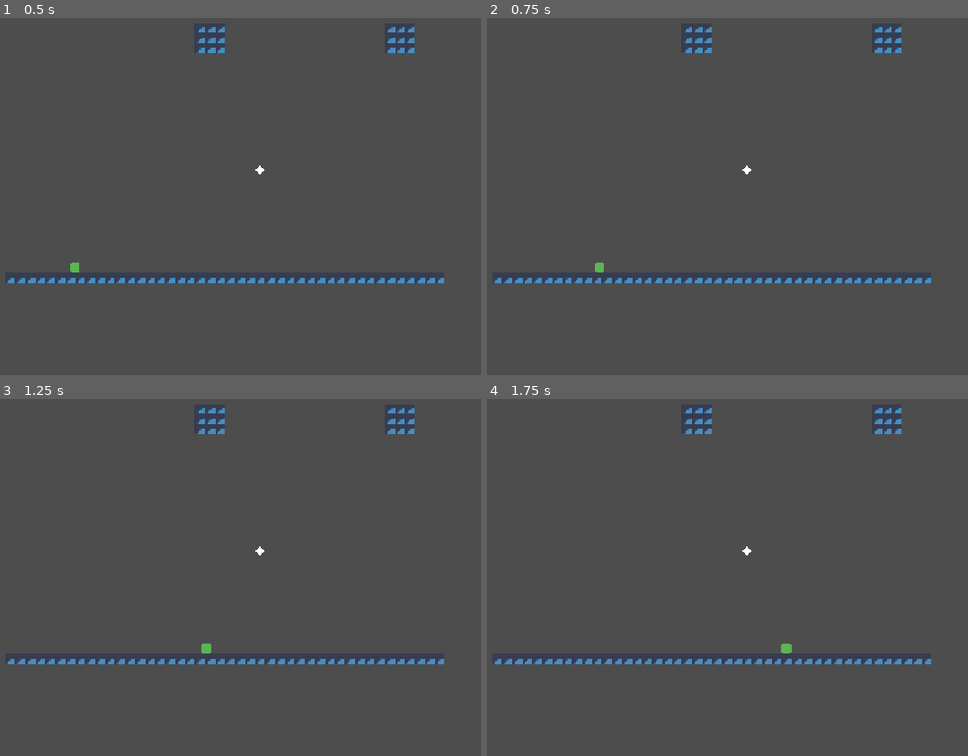
Above: before the commit, frames 1-4 (two rows, left to right).
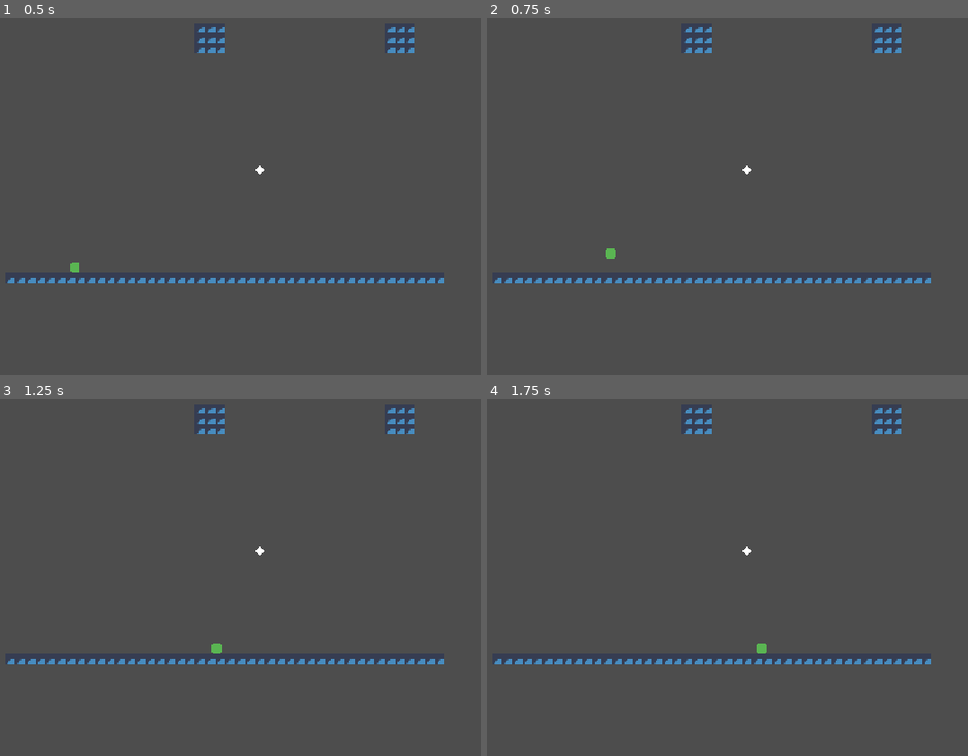
Above: after the commit, the same moments.

Repository: MadAvidCoder/Spin-phibian
Game: Godot game, scene res://scenes/main.tscn
Two runs of this game, one before a commit and one after it. Both use one fixed random seed, a clock stepped at 60 frames per second and the inputs below. The engine's default icon, where the game draws it, is replaced by a stand-in: a white triangle on a blue panel in a dark square.
Inputs (mouse positions are in pixels of both pictures, inside the frame that each line leads up to):
- Up to frame 1 (0.5 s): no input
- Up to frame 2 (0.75 s): tap Enter at 0.5 s; move the mouse to (852, 153) at 0.52 s; hold D (right) from 0.53 s (still down); click (852, 153) at 0.6 s
- Up to frame 3 (1.25 s): keep holding D (right)
- Up to frame 4 (1.75 s): keep holding D (right); tap Space at 1.25 s; move the mouse to (549, 573) at 1.27 s; click (549, 573) at 1.35 s

Frame 1 is identical in both runs. In frame 2, 0.1% of the frame differs, in the area x 22-27%, y 64-72%; in frame 3, 0.1%, in the area x 41-47%, y 68-72%; in frame 4, 0.1%.

Commit message:
Improve grapple physics Improved the speed of the grapple physics

Diff:
--- a/src/scripts/frog.gd
+++ b/src/scripts/frog.gd
@@ -12,9 +12,8 @@
 @export_category("Grappling")
 @export var orbit_radius: float = 80.0
 @export var pull_speed: float = 600.0
-@export var max_angular_speed: float = 12.0
-@export var max_grapple_distance: float = 200.0
-var angular_speed: float = 6.0
+@export var angular_speed: float = 12.0
+@export var max_grapple_distance: float = 500.0
 var angle: float = 0.0
 
 
@@ -54,8 +53,10 @@
 			angle = offset.angle()
 			var tangent = Vector2(-offset.y, offset.x).normalized()
 
-			angular_speed = velocity.dot(tangent) < orbit_radius
-			angular_speed = clamp(angular_speed, -max_angular_speed, max_angular_speed)
+			if velocity.dot(tangent) < 0:
+				angular_speed = -abs(angular_speed)
+			else:
+				angular_speed = abs(angular_speed)
 
 func exit_state():
 	match state:
